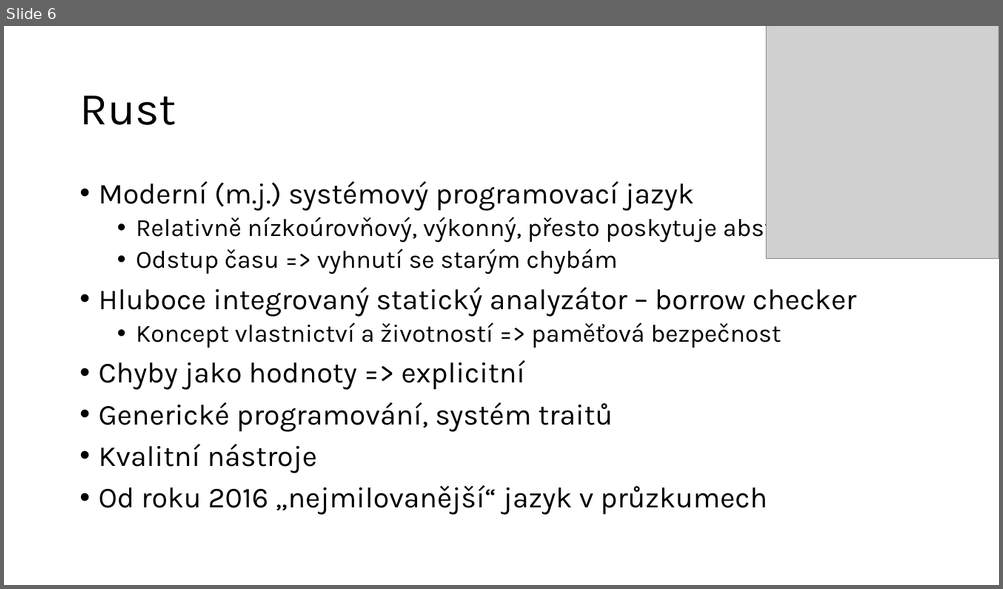
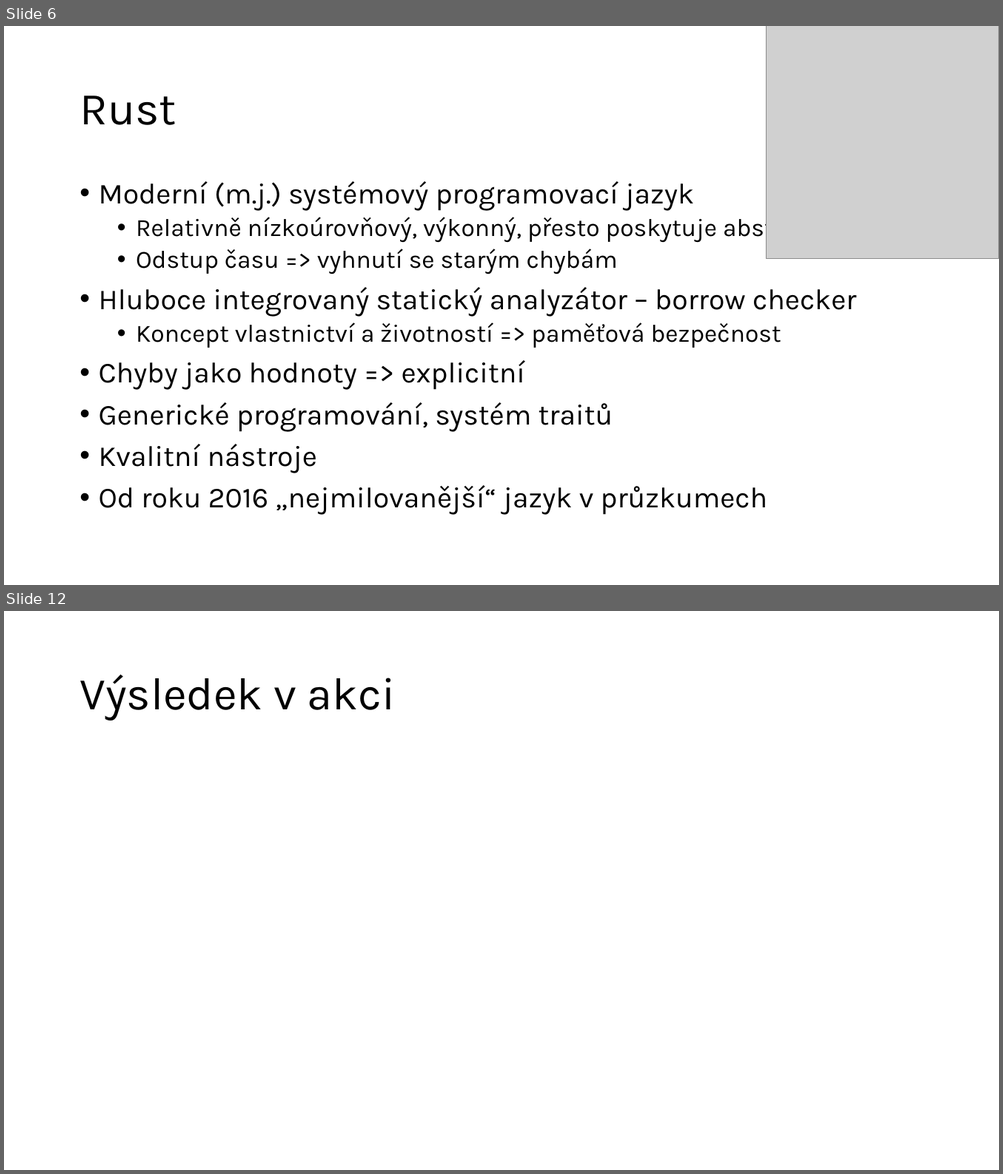
Before and after one commit to creeper6530/maturitni-projekt-docs, a slide deck: Prezentace.pptx. Shown one above the other, each under a label of ours: slide 6 before the commit, slides 6 and 12 after it; the slides between them are not shown. The pictures are 1003x589 and 1003x1174 pixels, drawn with LibreOffice and Linux fonts; fonts in the diff are those of the drawing; grey boxes stand for pictures. Boxes give left, top, right and bottom in pixels: in the first picture for what was removed or moved away, otherwise in the second. Text is boxed around its words. In the diff, an @@ line names an element or a change of style, - is before the commit and + after.

```diff
--- a/Prezentace.pptx
+++ b/Prezentace.pptx
@@ slide 12 added at box(4, 611, 999, 1170), background #FFFFFF @@
@@ title added at box(79, 675, 395, 721), 44 pt, text #000000 @@
+Výsledek v akci
```
Also in this commit, not shown: 1 slide changed, 5 other slides added, 5 other files.
